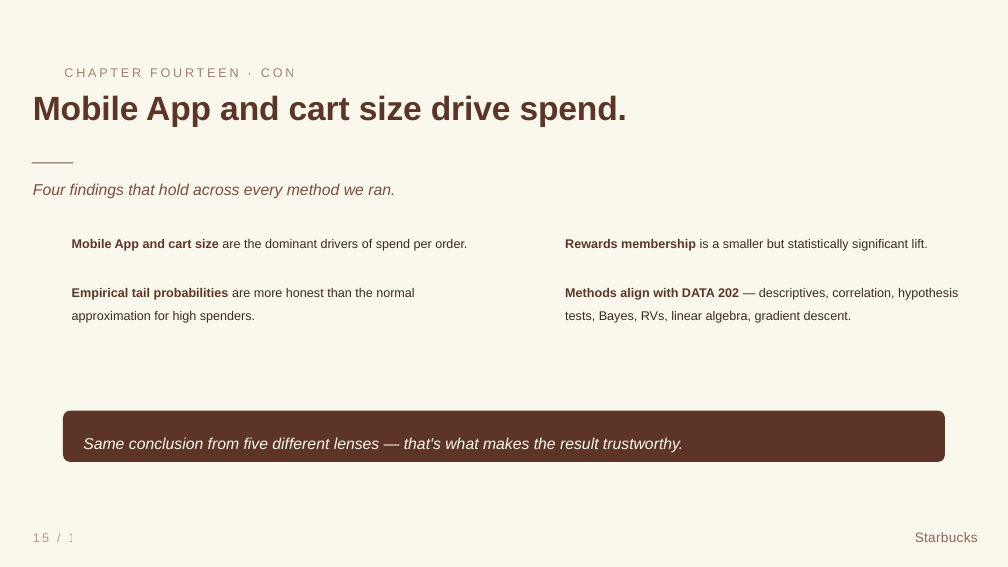
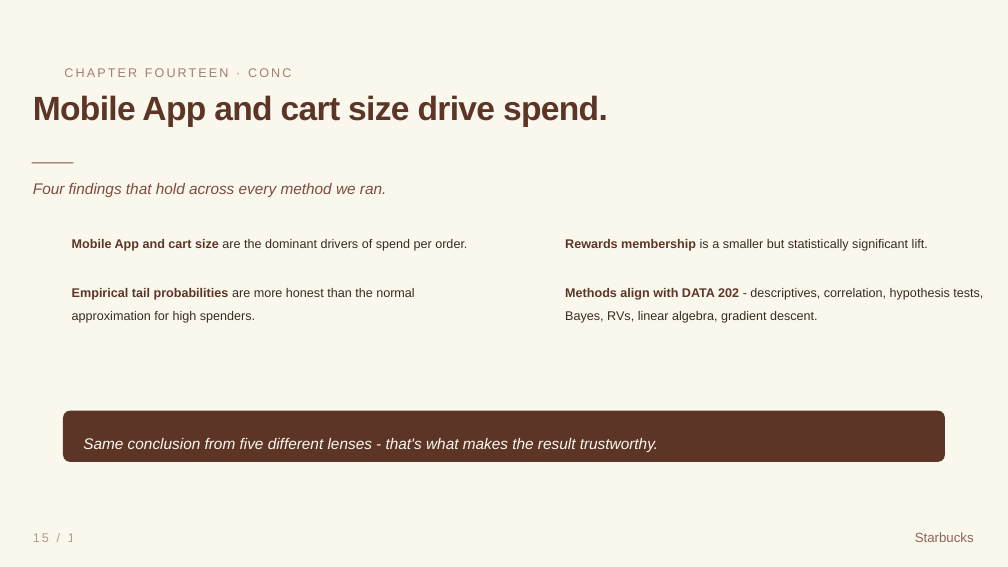
Before and after one commit to NamanSudan/data202-starbucks-analysis, a slide deck: slide 15 of presentation/final-presentation/final-presentation.pptx. Drawn at 1008x567 pixels with LibreOffice and Linux fonts; fonts in the diff are those of the drawing. Boxes give left, top, right and bottom in pixels: in the first picture for what was removed or moved away, otherwise in the second. Text is boxed around its words. In the diff, an @@ line names an element or a change of style, - is before the commit and + after.

```diff
--- a/presentation/final-presentation/final-presentation.pptx
+++ b/presentation/final-presentation/final-presentation.pptx
@@ text "Mobile App and cart size ..." at (33, 95, 608, 126): letter spacing -0.2 to -1 pt @@
@@ text "CHAPTER FOURTEEN · CONCLUSION" at (64, 68, 351, 77): letter spacing 4 to 3 pt @@
@@ text "Four findings that hold across ..." at (33, 183, 386, 197): size 22.5 to 22 pt @@
@@ text at (565, 288, 983, 323): text changed @@
-Methods align with DATA 202 — descriptives, correlation, hypothesis tests, Bayes, RVs, linear algebra, gradient descent.
+Methods align with DATA 202 - descriptives, correlation, hypothesis tests, Bayes, RVs, linear algebra, gradient descent.
@@ text at (83, 438, 658, 452): text changed; size 22.5 to 22 pt @@
-Same conclusion from five different lenses — that's what makes the result trustworthy.
+Same conclusion from five different lenses - that's what makes the result trustworthy.
@@ text "15 / 16" at (33, 533, 84, 542): letter spacing 3.2 to 3 pt @@
@@ text "Starbucks" at (915, 532, 974, 542): size 19.5 to 19 pt, letter spacing 0.4 to 0 pt @@
```
Also in this commit, not shown: 15 other slides changed, 2 other files.
